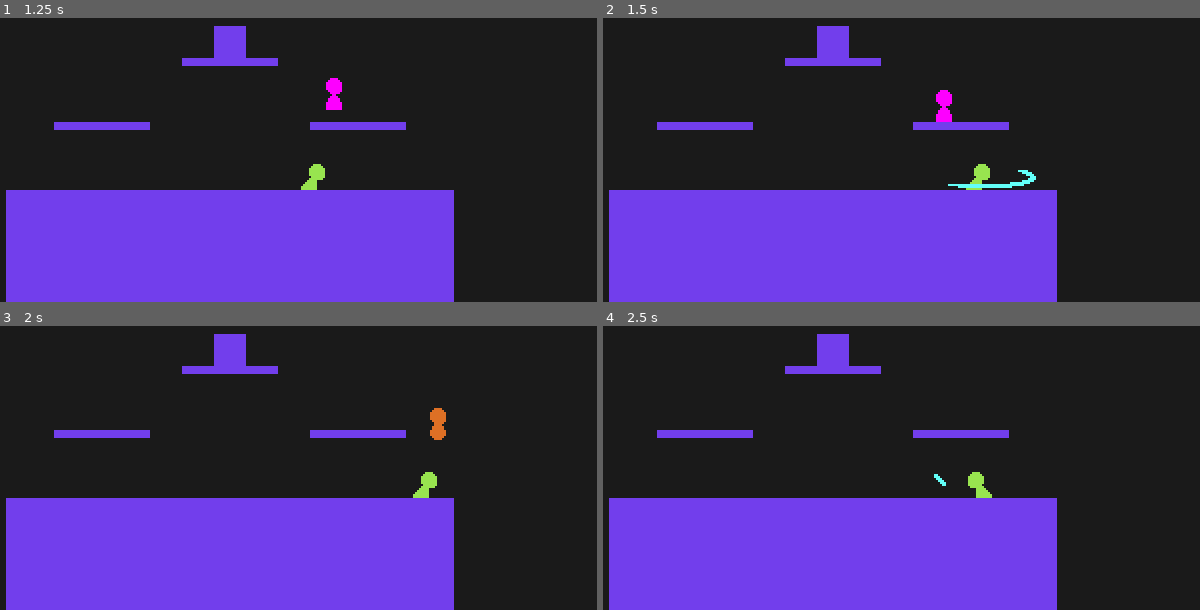
Above: before the commit, frames 1-4 (two rows, left to right).
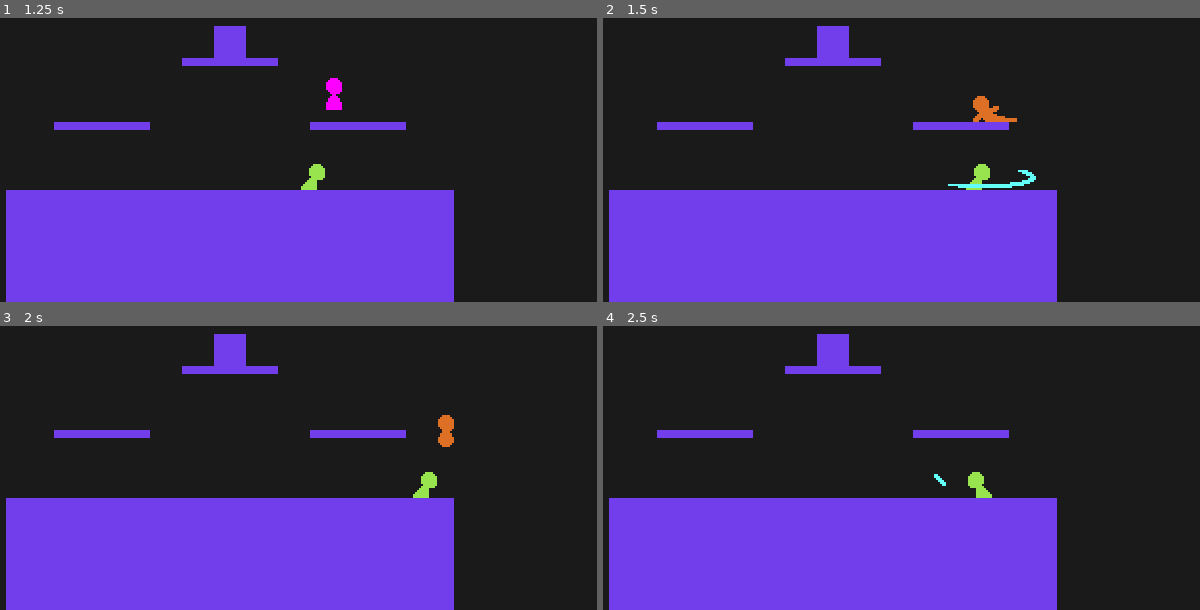
Above: after the commit, the same moments.

Repository: youssefevan/platform-fighter
Game: Godot game, scene res://World.tscn
The game is run twice, just before and just after one commit, with the same random seed, the same clock (stepped at 60 frames per second) and the same inputs.
Inputs:
- Up to frame 1 (1.25 s): tap Enter at 0.5 s; hold Right (right) from 0.53 s (still down); tap X (attack) at 0.6 s; tap Z (jump) at 0.77 s
- Up to frame 2 (1.5 s): keep holding Right (right); tap X (attack) at 1.35 s
- Up to frame 3 (2 s): keep holding Right (right); tap Z (jump) at 1.52 s
- Up to frame 4 (2.5 s): release Right (right) at 2.03 s; hold Left (left) from 2.03 s (still down); tap X (attack) at 2.1 s

Frame 1 is identical in both runs. In frame 2, 0.6% of the frame differs, in the area x 55-70%, y 25-37%; in frame 3, 0.3%; in frame 4, nothing differs.

Commit message:
Switch to idle when landing in hitstun

Diff:
--- a/PlatformFighter/Scripts/CharacterBase/States/hitstun.gd
+++ b/PlatformFighter/Scripts/CharacterBase/States/hitstun.gd
@@ -13,8 +13,9 @@
 
 func enter():
 	.enter()
+	frame = 0
 	char_base.got_hit = false
-	frame = 0
+
 	var knockback = ((((
 		(char_base.percentage/10 + (char_base.percentage * damage_percent)/20)
 		* 200/(char_base.knockback_modifier+100) * 1.4)
@@ -41,8 +42,10 @@
 	if !char_base.is_on_floor():
 		char_base.velocity.y += grav * delta
 	else:
-		#return char_base.idle
-		pass
+		if frame > 1:
+			return char_base.idle
+		else:
+			pass
 
 	if char_base.is_on_floor():
 		char_base.velocity.x = lerp(char_base.velocity.x, 0, char_base.ground_friction * delta) # slow to stop
@@ -56,7 +59,7 @@
 	#char_base.got_hit = hit
 	kb_direction = kb_dir
 	kb_power = kb_pow
-	hitstun_length = int(round(kb_power * 0.25))
+	hitstun_length = int(round(kb_power * 0.20))
 	damage_percent = d_percent
 	char_base.percentage += damage_percent
 	print(char_base.percentage)
